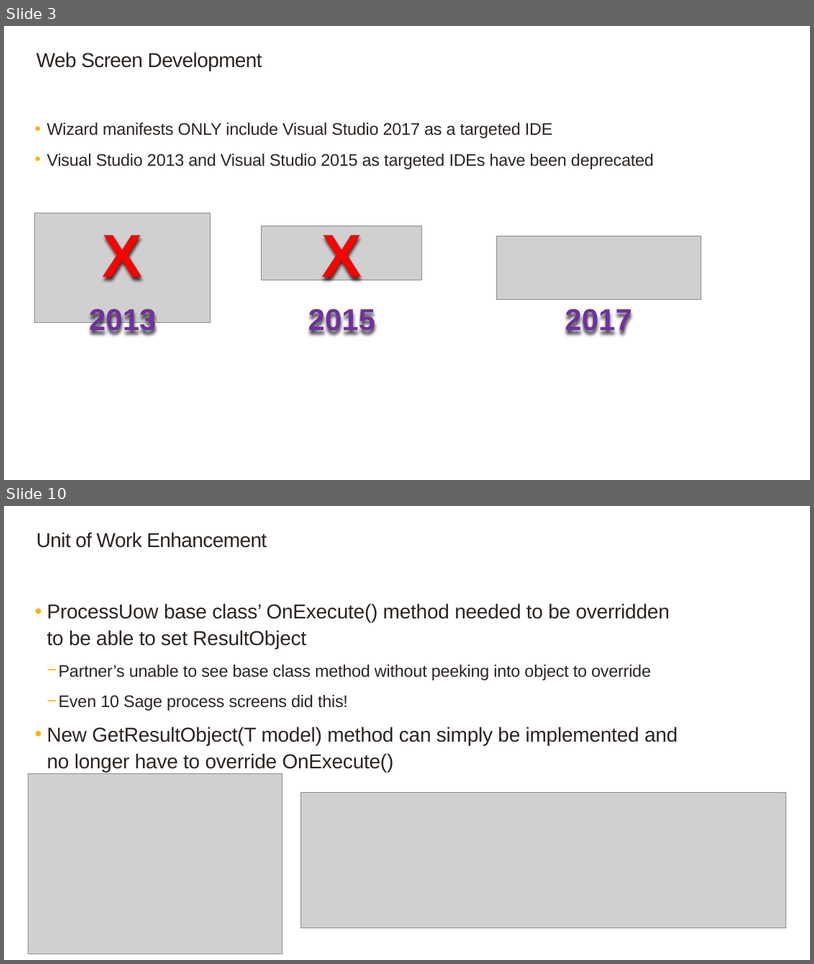
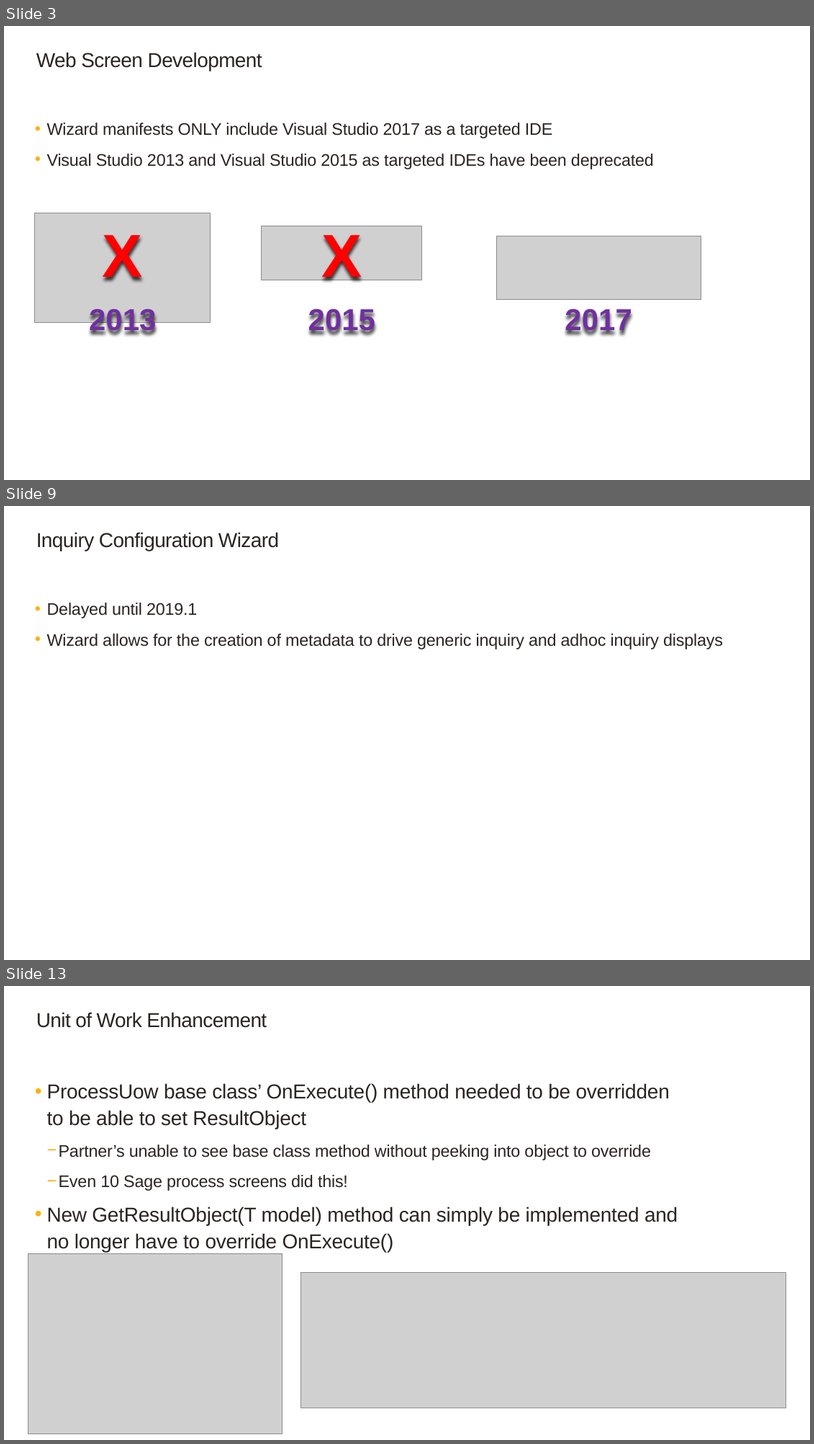
Before and after one commit to SageNADev/Sage300-SDK, a slide deck: docs/presentations/Sage300SDK_2019WebSDKOverview.pptx. Shown one above the other, each under a label of ours: slides 3 and 10 before the commit, slides 3, 9 and 13 after it; the slides between them are not shown. The pictures are 814x964 and 814x1444 pixels, drawn with LibreOffice and Linux fonts; fonts in the diff are those of the drawing; grey boxes stand for pictures; background and template pictures are left out. Boxes give left, top, right and bottom in pixels: in the first picture for what was removed or moved away, otherwise in the second. Text is boxed around its words. In the diff, an @@ line names an element or a change of style, - is before the commit and + after.

```diff
--- a/docs/presentations/Sage300SDK_2019WebSDKOverview.pptx
+++ b/docs/presentations/Sage300SDK_2019WebSDKOverview.pptx
@@ slide 9 added at (4, 506, 810, 960), background #FFFFFF @@
@@ title added at (36, 532, 279, 551), 24 pt, text #2B2421 @@
+Inquiry Configuration Wizard
@@ text added at (47, 602, 723, 649), 20 pt, text #2B2421 @@
+  • Delayed until 2019.1
+  • Wizard allows for the creation of metadata to drive generic inquiry and adhoc inquiry displays
@@ what was slide 10 is now slide 13 @@
```
Also in this commit, not shown: 5 slides changed, 2 other slides added, 3 other files.
